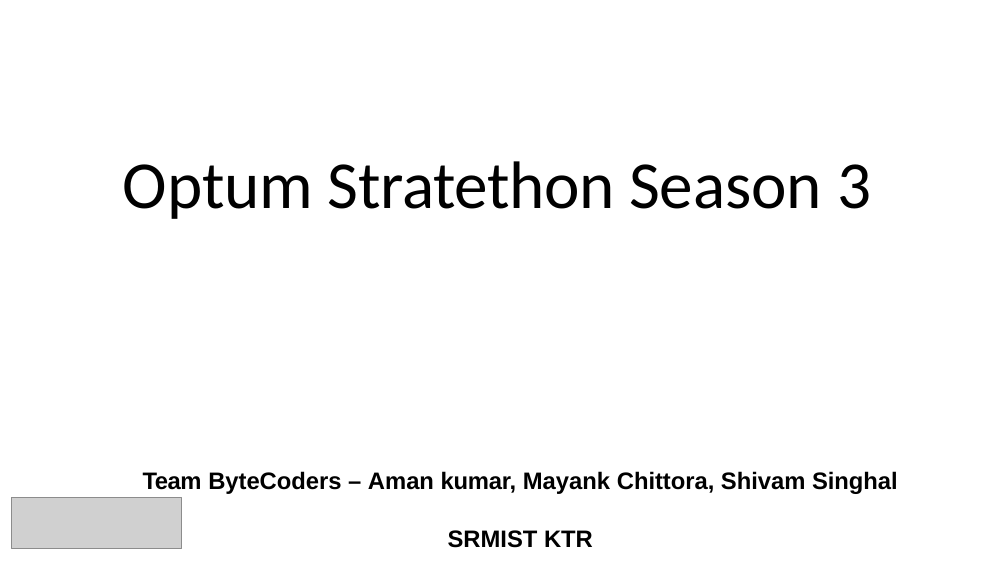
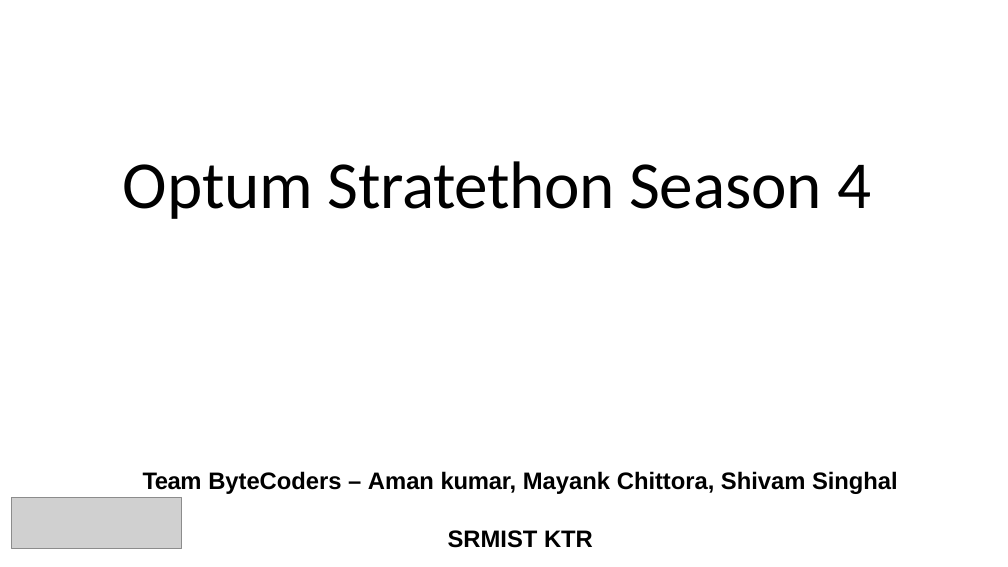
Before and after one commit to sid172014/Optum-22, a slide deck: slide 1 of Optum Bytecoders.pptx. Drawn at 1008x567 pixels with LibreOffice and Linux fonts; fonts in the diff are those of the drawing; grey boxes stand for pictures; background and template pictures are left out. Boxes give left, top, right and bottom in pixels: in the first picture for what was removed or moved away, otherwise in the second. Text is boxed around its words. In the diff, an @@ line names an element or a change of style, - is before the commit and + after.

```diff
--- a/Optum Bytecoders.pptx
+++ b/Optum Bytecoders.pptx
@@ title at <box>123,161,872,219</box>: text changed @@
-Optum Stratethon Season 3
+Optum Stratethon Season 4
```
